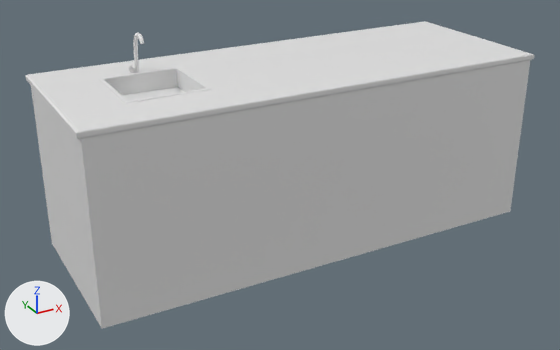
The Blender file resources/kitchen_unit.blend: old version first, new version second.
Both versions are drawn from a 50 mm lens placed at (-10.49, -18.41, 8.54), pointed at (-0.53, -0.3, -0.51). Every picture has the same lights, and +X, +Y and +Z are marked at lower left.
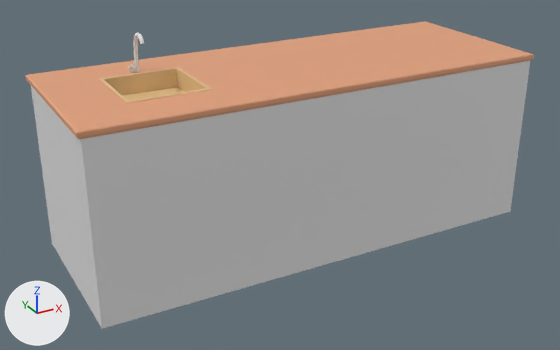
The change, as a list of edits to the scene's bpy script:
```text
Add mat_kitchenunittop:
    mat_kitchenunittop = principled_material('KitchenUnitTop')
    mat_kitchenunittop.base_color = (0.8, 0.371, 0.204)  # beige #e7a47d
Add mat_washbasin:
    mat_washbasin = principled_material('WashBasin')
    mat_washbasin.base_color = (0.8, 0.538, 0.264)  # beige #e7c28c
Change me_cube:
    where me_cube.from_pydata(...)  # 84 vertices, 82 faces; spans x -1.01..1.01, y -1.01..1.01, z -1.09..1.0
    used by ob_cube; location = (0.0, 0.0, 0.0); scale = (-6.66, -2.47, -2.47)
    me_cube part 1: 17 of the faces centred in x 0.61..1.01, y 0.0..1.01, z -1.08..-0.98 switch from mat_material (white #e7e7e7) to mat_kitchenunittop (beige #e7a47d)
    me_cube part 2: 11 of the faces centred in x -1.01..-0.28, y 0.0..1.01, z -1.08..-1.01 switch from mat_material (white #e7e7e7) to mat_kitchenunittop (beige #e7a47d)
    me_cube part 3: 11 of the faces centred in x 0.61..1.01, y -1.01..-0.73, z -1.08..-1.01 switch from mat_material (white #e7e7e7) to mat_kitchenunittop (beige #e7a47d)
    me_cube part 4: 7 of the faces centred in x -1.01..-0.28, y -1.01..-0.73, z -1.08..-1.01 switch from mat_material (white #e7e7e7) to mat_kitchenunittop (beige #e7a47d)
    me_cube part 5: 7 of the faces centred in x 0.44..0.78, y 0.0, z -1.09..-0.87 switch from mat_material (white #e7e7e7) to mat_washbasin (beige #e7c28c)
    me_cube part 6: 3 of the faces centred in x 0.61, y -0.45..-0.42, z -1.09..-0.98 switch from mat_material (white #e7e7e7) to mat_washbasin (beige #e7c28c)
    me_cube part 7: 3 of the faces centred in x 0.61, y 0.43..0.46, z -1.09..-1.08 switch from mat_material (white #e7e7e7) to mat_washbasin (beige #e7c28c)
```

What differs and where, as boxes [x1, y1, x2, y2] in the pictures (560 x 350 px):
part 1 of me_cube, recoloured (white to beige)
    both: [37, 79, 236, 139]
part 2 of me_cube, recoloured (white to beige)
    both: [180, 29, 534, 112]
part 3 of me_cube, recoloured (white to beige)
    both: [26, 57, 178, 93]
part 4 of me_cube, recoloured (white to beige)
    both: [162, 21, 450, 68]
part 5 of me_cube, recoloured
    both: [99, 67, 211, 102]
part 6 of me_cube, recoloured
    both: [100, 68, 177, 95]
part 7 of me_cube, recoloured (white to beige)
    both: [126, 88, 212, 103]
